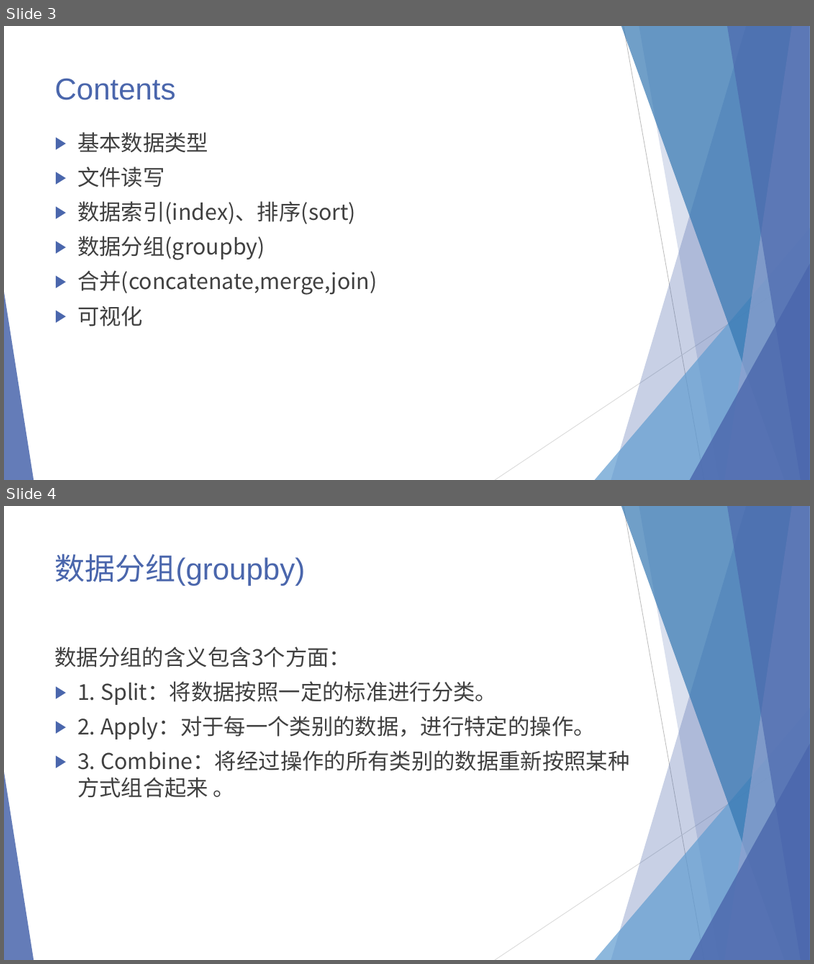
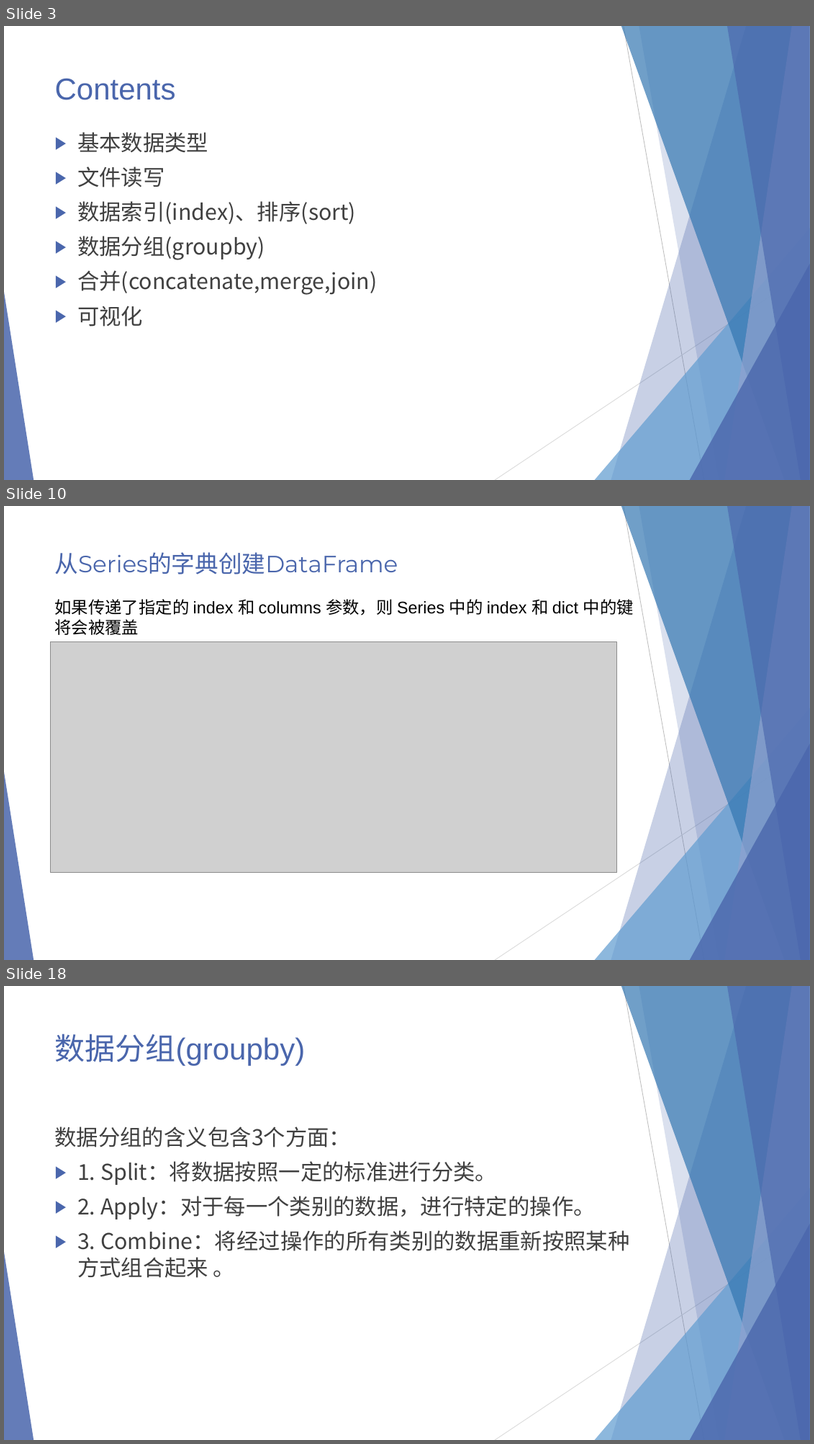
Before and after one commit to SSRSGJYD/pandas, a slide deck: doc/pandas.pptx. Shown one above the other, each under a label of ours: slides 3 and 4 before the commit, slides 3, 10 and 18 after it; the slides between them are not shown. The pictures are 814x964 and 814x1444 pixels, drawn with LibreOffice and Linux fonts; fonts in the diff are those of the drawing; grey boxes stand for pictures. Boxes give left, top, right and bottom in pixels: in the first picture for what was removed or moved away, otherwise in the second. Text is boxed around its words. In the diff, an @@ line names an element or a change of style, - is before the commit and + after.

```diff
--- a/doc/pandas.pptx
+++ b/doc/pandas.pptx
@@ slide 10 added at box(4, 506, 810, 960), background #FFFFFF; not listed: 10 template elements that a slide beside it also shows @@
@@ title added at box(55, 552, 399, 574), 28 pt, text #4A66AC @@
+从Series的字典创建DataFrame
@@ text added at box(54, 599, 634, 635), 20 pt, text #000000 @@
+如果传递了指定的 index 和 columns 参数，则 Series 中的 index 和 dict 中的键将会被覆盖
@@ picture added at box(51, 642, 617, 872) @@
@@ what was slide 4 is now slide 18 @@
```
Also in this commit, not shown: 13 other slides added, 2 other files.
